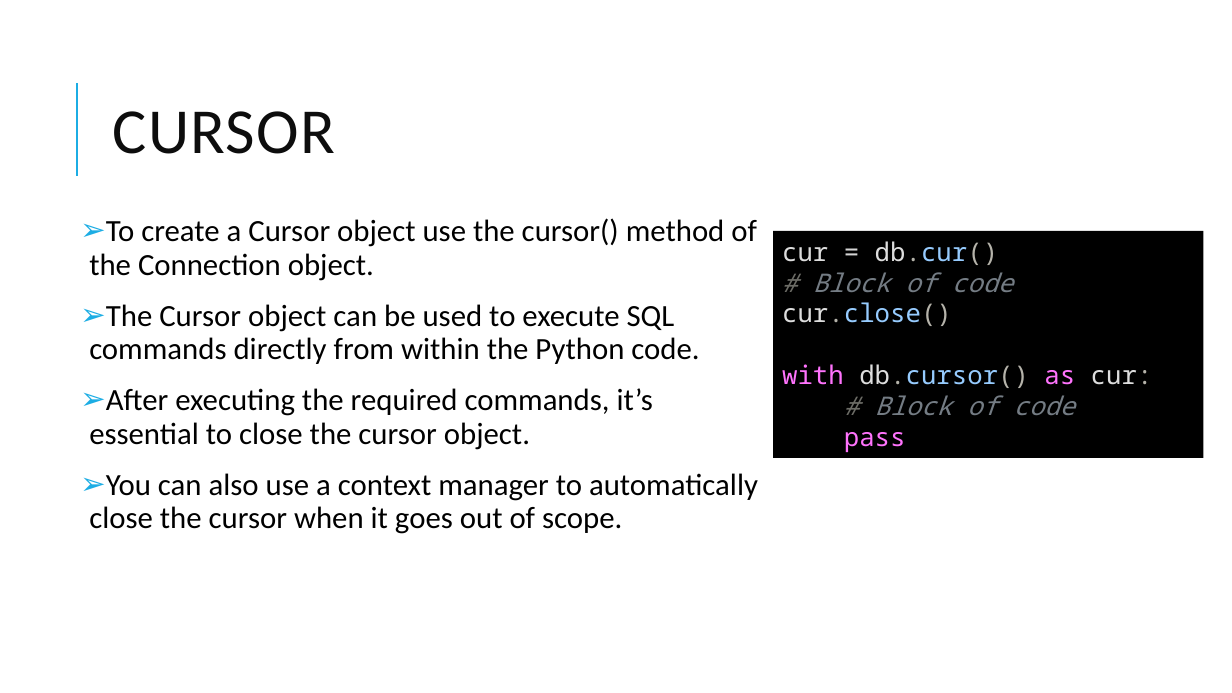
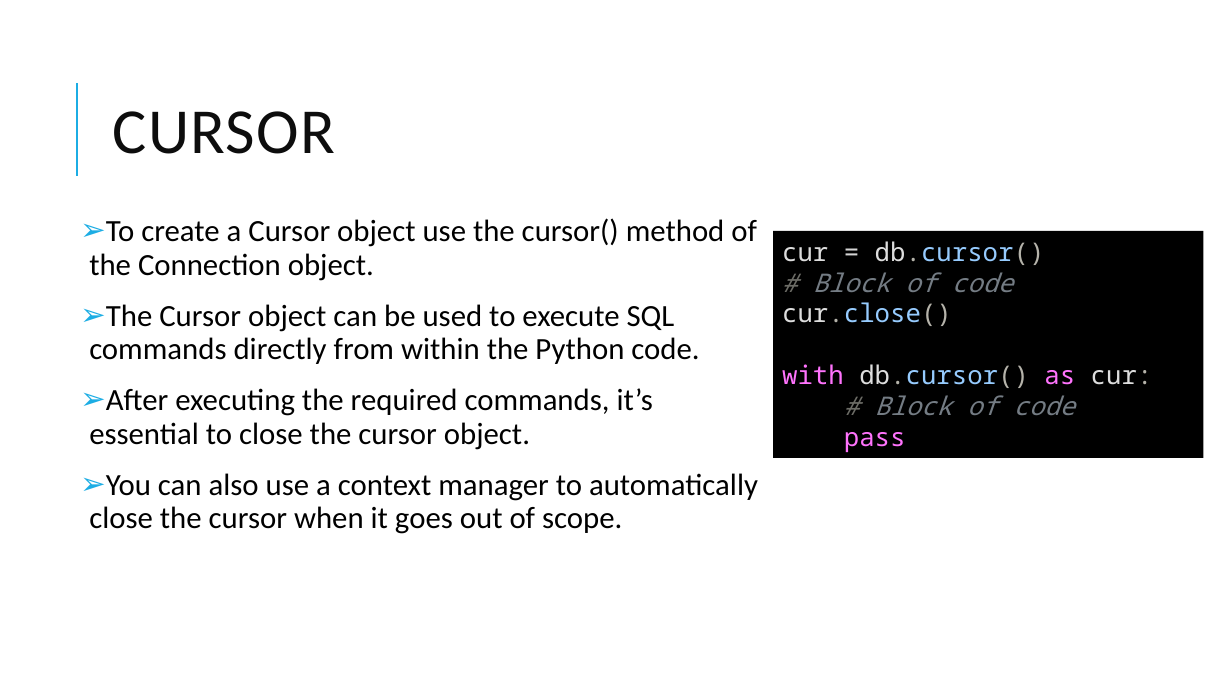
Before and after one commit to MustafaAbdulazizHamza/Python-Scripting, a slide deck: slide 16 of Python Scripting.pptx. Drawn at 1232x693 pixels with LibreOffice and Linux fonts; fonts in the diff are those of the drawing. Boxes give left, top, right and bottom in pixels: in the first picture for what was removed or moved away, otherwise in the second. Text is boxed around its words. In the diff, an @@ line names an element or a change of style, - is before the commit and + after.

Commit message:
Fix a typo in slides

```diff
--- a/Python Scripting.pptx
+++ b/Python Scripting.pptx
@@ text in rectangle at (782,241,1045,265): text changed; text colour #DDDDDD to #96CBFE @@
-cur = db.cur()
+cur = db.cursor()
```
